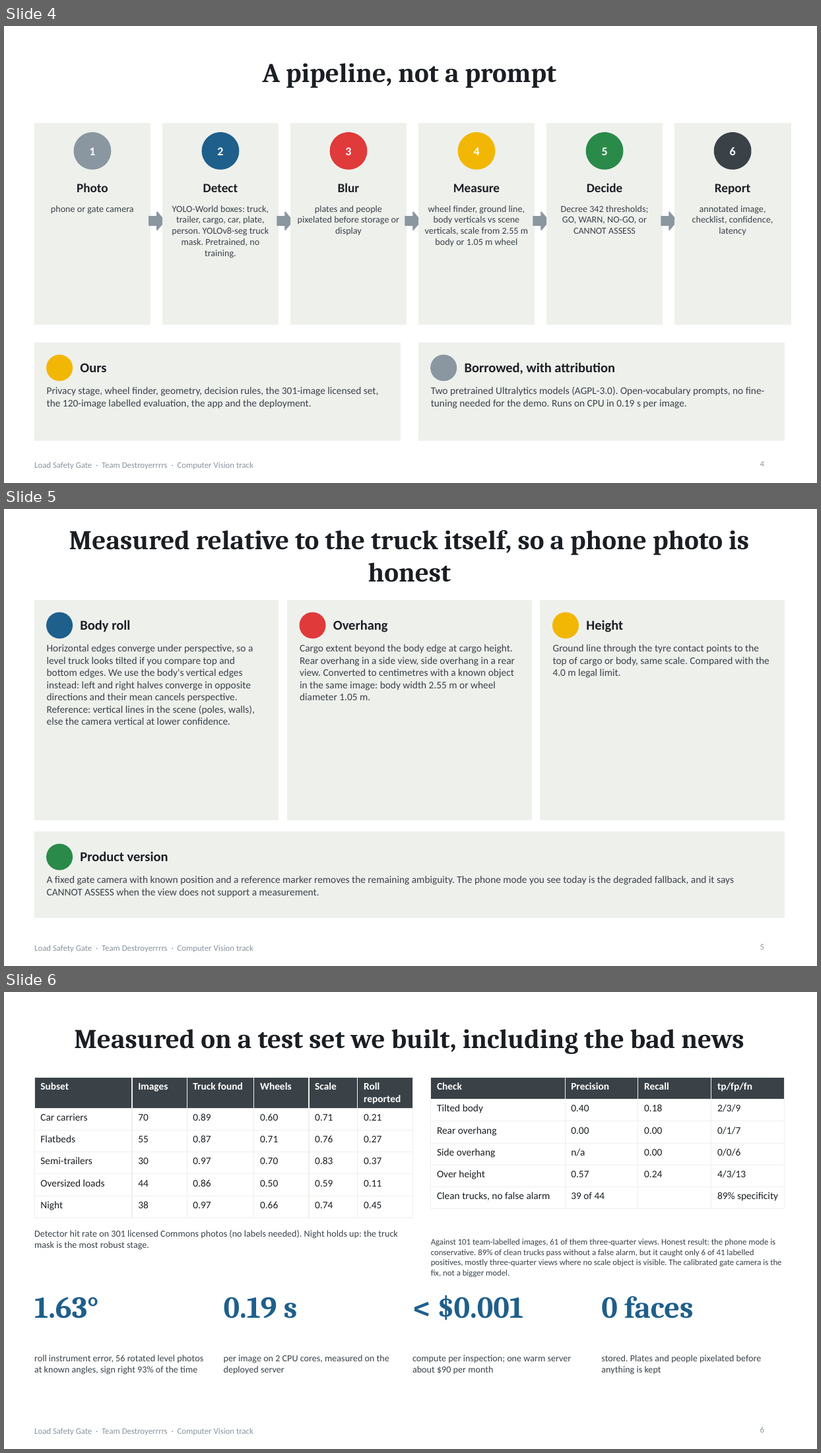
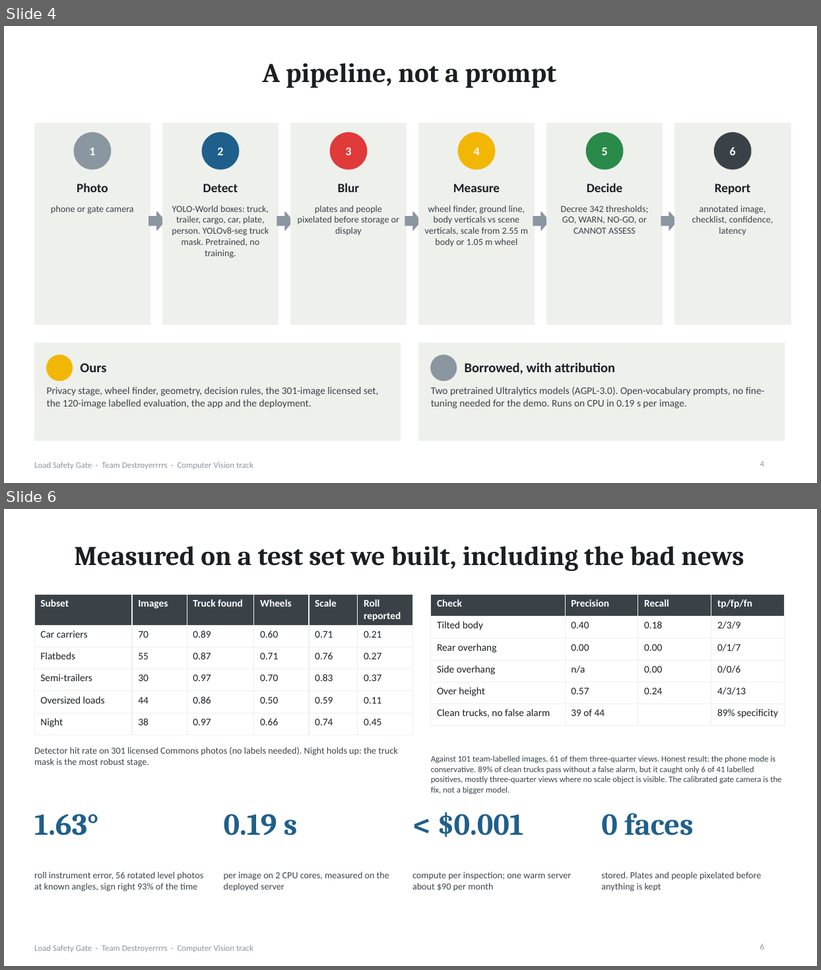
Before and after one commit to Winner-121/Destroyerrrrs_Final_Stage, a slide deck: deck/LoadSafetyGate_deck.pptx. Shown one above the other, each under a label of ours: slides 4, 5 and 6 before the commit, slides 4 and 6 after it; the slides between them are not shown. The pictures are 821x1453 and 821x970 pixels, drawn with LibreOffice and Linux fonts; fonts in the diff are those of the drawing. Boxes give left, top, right and bottom in pixels: in the first picture for what was removed or moved away, otherwise in the second. Text is boxed around its words. In the diff, an @@ line names an element or a change of style, - is before the commit and + after.

```diff
--- a/deck/LoadSafetyGate_deck.pptx
+++ b/deck/LoadSafetyGate_deck.pptx
@@ slide 5 removed at bbox=[4, 509, 817, 966], background #FFFFFF; not listed: 1 template element that a slide beside it also shows @@
@@ title removed at bbox=[69, 530, 749, 582] @@
-Measured relative to the truck itself, so a phone photo is honest
@@ rectangle removed at bbox=[34, 601, 279, 820] @@
@@ rectangle removed at bbox=[288, 601, 531, 820] @@
@@ rectangle removed at bbox=[541, 601, 785, 820] @@
@@ ellipse removed at bbox=[47, 613, 73, 638] @@
@@ text removed at bbox=[80, 620, 130, 632] @@
-Body roll
@@ ellipse removed at bbox=[300, 613, 325, 638] @@
@@ text removed at bbox=[333, 620, 388, 632] @@
-Overhang
@@ ellipse removed at bbox=[553, 613, 579, 638] @@
@@ text removed at bbox=[586, 620, 623, 632] @@
-Height
@@ text removed at bbox=[47, 644, 255, 725] @@
-Horizontal edges converge under perspective, so a level truck looks tilted if you compare top and bottom edges. We use the body's vertical edges instead: left and right halves converge in opposite directions and their mean cancels perspective. Reference: vertical lines in the scene (poles, walls), else the camera vertical at lower confidence.
@@ text removed at bbox=[300, 644, 514, 700] @@
-Cargo extent beyond the body edge at cargo height. Rear overhang in a side view, side overhang in a rear view. Converted to centimetres with a known object in the same image: body width 2.55 m or wheel diameter 1.05 m.
@@ text removed at bbox=[553, 644, 770, 678] @@
-Ground line through the tyre contact points to the top of cargo or body, same scale. Compared with the 4.0 m legal limit.
@@ rectangle removed at bbox=[34, 832, 785, 918] @@
@@ ellipse removed at bbox=[47, 844, 73, 870] @@
@@ text removed at bbox=[80, 852, 168, 861] @@
-Product version
@@ text removed at bbox=[47, 876, 734, 898] @@
-A fixed gate camera with known position and a reference marker removes the remaining ambiguity. The phone mode you see today is the degraded fallback, and it says CANNOT ASSESS when the view does not support a measurement.
@@ page number removed at bbox=[760, 945, 764, 950] @@
-5
```
Also in this commit, not shown: 1 slide added, 3 other files.
